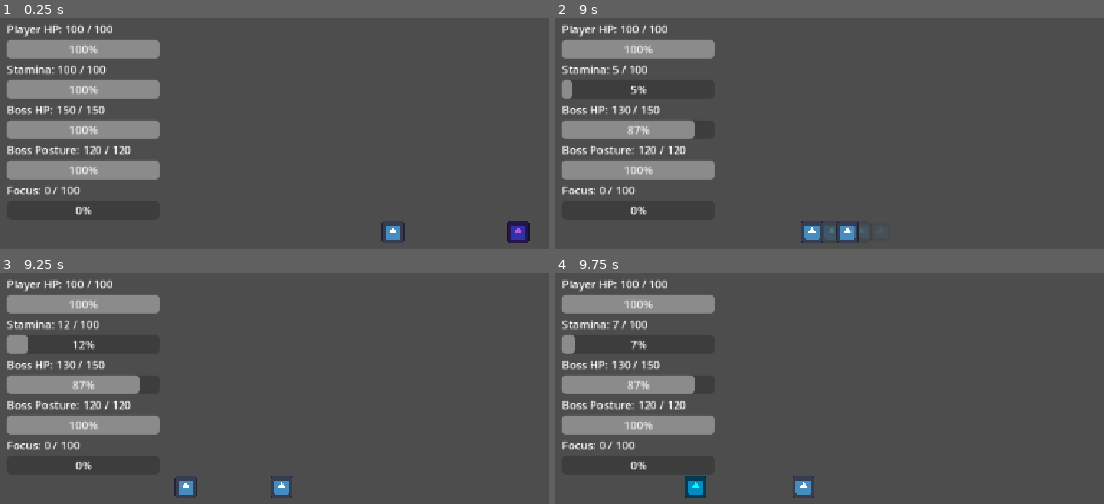
Above: before the commit, frames 1-4 (two rows, left to right).
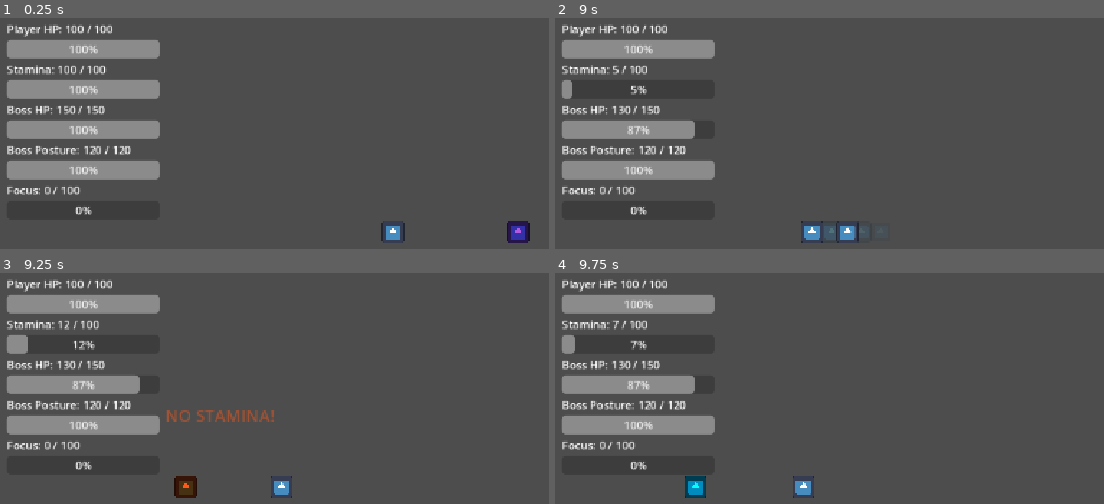
Above: after the commit, the same moments.

Repository: shanwinder/lastblade
Game: Godot game, scene res://scenes/main/BossBrokenMaster.tscn
The game is run twice, just before and just after one commit, with the same random seed, the same clock (stepped at 60 frames per second) and the same inputs. The engine's default icon, where the game draws it, is replaced by a stand-in: a white triangle on a blue panel in a dark square.
Inputs:
- Up to frame 1 (0.25 s): no input
- Up to frame 2 (9 s): hold Right (ui_right) 0.53-1.28 s; tap A (attack) at 0.6, 2.3, 2.85, 4.55, 5.85, 6.8, 8.1 s; tap S (dash) at 0.8, 1.35, 3.05, 3.6, 5.3, 6.6, 7.55, 8.85 s; hold Left (ui_left) 1.28-2.03 s; tap D (parry) at 1.55, 2.1, 3.8, 4.35, 6.05, 7.35, 8.3 s; hold Right (ui_right) 2.03-3.53 s; hold Left (ui_left) 3.53-5.78 s; hold R 5.03-5.78 s; hold Right (ui_right) 5.78-8.03 s; hold Left (ui_left) from 8.03 s (still down)
- Up to frame 3 (9.25 s): keep holding Left (ui_left); tap A (attack) at 9.05 s
- Up to frame 4 (9.75 s): release Left (ui_left) at 9.53 s; hold Right (ui_right) from 9.53 s (still down); tap D (parry) at 9.6 s

Frames 1-2 are identical in both runs. In frame 3, 0.9% of the frame differs, in the area x 30-50%, y 59-98%; in frame 4, nothing differs.

Commit message:
feat: add stamina insufficient feedback

Diff:
--- a/last-blade-trial/player.gd
+++ b/last-blade-trial/player.gd
@@ -113,6 +113,25 @@
 @export var dash_trail_start_alpha: float = 0.35
 
 # =========================
+# Stamina Feedback Placeholder
+# =========================
+
+# เปิด/ปิดข้อความแจ้งเตือนเมื่อ Stamina ไม่พอ
+@export var stamina_feedback_enabled: bool = true
+
+# ข้อความหลักที่แสดงเมื่อ Stamina ไม่พอ
+@export var stamina_feedback_text: String = "NO STAMINA!"
+
+# ขนาดตัวอักษรของข้อความ Stamina ไม่พอ
+@export var stamina_feedback_font_size: int = 24
+
+# ระยะเวลาที่ข้อความลอยขึ้นและจางหาย
+@export var stamina_feedback_duration: float = 0.35
+
+# สีของข้อความ Stamina ไม่พอ
+@export var stamina_feedback_color: Color = Color(1.0, 0.35, 0.10, 1.0)
+
+# =========================
 # อ้างอิง Node ต่าง ๆ
 # =========================
 
@@ -165,6 +184,9 @@
 
 # ใช้เช็กว่า Player กำลังอมตะหลังโดนตีอยู่หรือไม่
 var is_hurt_invincible: bool = false
+
+# ใช้กันไม่ให้ข้อความ NO STAMINA! ซ้อนกันหลายอันในเวลาเดียวกัน
+var is_showing_stamina_feedback: bool = false
 
 # ความเร็ว Knockback ปัจจุบันของ Player
 var knockback_velocity: Vector2 = Vector2.ZERO
@@ -399,9 +421,10 @@
 
 
 func attack() -> void:
-	# ถ้า Stamina ไม่พอ ห้ามโจมตี
+	# ถ้า Stamina ไม่พอ ห้ามโจมตี และแจ้งบนจอทันที
 	if current_stamina < attack_stamina_cost:
 		print("Not enough stamina to attack. Stamina =", int(current_stamina))
+		show_stamina_insufficient_feedback()
 		return
 
 	# ใช้ Stamina สำหรับการโจมตี
@@ -463,9 +486,10 @@
 
 
 func dash() -> void:
-	# ถ้า Stamina ไม่พอ ห้าม Dash
+	# ถ้า Stamina ไม่พอ ห้าม Dash และแจ้งบนจอทันที
 	if current_stamina < dash_stamina_cost:
 		print("Not enough stamina to dash. Stamina =", int(current_stamina))
+		show_stamina_insufficient_feedback()
 		return
 
 	# ใช้ Stamina สำหรับ Dash
@@ -509,6 +533,54 @@
 
 	can_dash = true
 	print("Dash Ready")
+
+
+func show_stamina_insufficient_feedback() -> void:
+	# ถ้าปิด feedback ไว้ หรือกำลังแสดงอยู่แล้ว ไม่ต้องสร้างซ้ำ
+	if not stamina_feedback_enabled:
+		return
+
+	if is_showing_stamina_feedback:
+		return
+
+	if is_dead:
+		return
+
+	is_showing_stamina_feedback = true
+
+	# สร้าง Label ชั่วคราวเหนือหัว Player เพื่อบอกว่า Stamina ไม่พอ
+	var popup := Label.new()
+	popup.text = stamina_feedback_text
+	popup.modulate = stamina_feedback_color
+	popup.horizontal_alignment = HORIZONTAL_ALIGNMENT_CENTER
+	popup.vertical_alignment = VERTICAL_ALIGNMENT_CENTER
+	popup.z_index = 180
+	popup.add_theme_font_size_override("font_size", stamina_feedback_font_size)
+
+	# เพิ่ม popup เข้า parent เดียวกับ Player เพื่อใช้ global_position ได้ง่าย
+	get_parent().add_child(popup)
+	popup.global_position = global_position + Vector2(-80.0, -105.0)
+
+	# กระพริบสี Player สั้น ๆ เพื่อให้รู้ว่ากดแล้ว action ไม่ออก
+	if is_instance_valid(sprite_2d):
+		sprite_2d.modulate = Color(1.0, 0.35, 0.10, 1.0)
+
+	# ทำให้ข้อความลอยขึ้นและจางหาย
+	var target_position: Vector2 = popup.global_position + Vector2(0.0, -28.0)
+	var tween := create_tween()
+	tween.set_parallel(true)
+	tween.tween_property(popup, "global_position", target_position, stamina_feedback_duration)
+	tween.tween_property(popup, "modulate:a", 0.0, stamina_feedback_duration)
+	tween.set_parallel(false)
+	tween.tween_callback(Callable(popup, "queue_free"))
+
+	# รอให้ feedback จบ แล้วอนุญาตให้แสดงใหม่ได้
+	await get_tree().create_timer(stamina_feedback_duration).timeout
+
+	if is_instance_valid(sprite_2d) and not is_hurt_invincible and not is_parrying:
+		sprite_2d.modulate = Color.WHITE
+
+	is_showing_stamina_feedback = false
 
 
 func spawn_dash_trail() -> void:
@@ -553,9 +625,10 @@
 
 
 func parry() -> void:
-	# ถ้า Stamina ไม่พอ ห้าม Parry
+	# ถ้า Stamina ไม่พอ ห้าม Parry และแจ้งบนจอทันที
 	if current_stamina < parry_stamina_cost:
 		print("Not enough stamina to parry. Stamina =", int(current_stamina))
+		show_stamina_insufficient_feedback()
 		return
 
 	# ใช้ Stamina สำหรับ Parry
